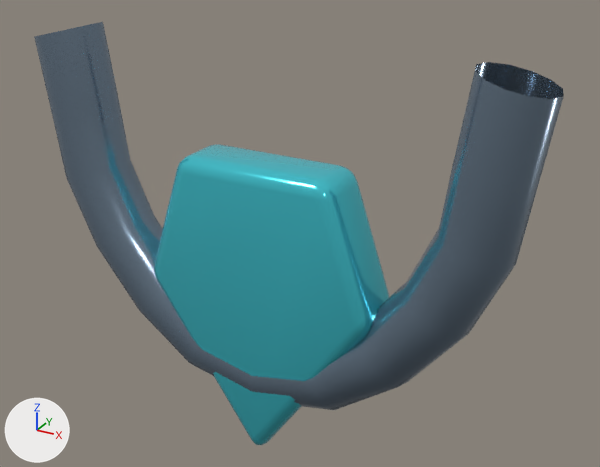
Before and after pictures for a commit that changed the glTF model public/models/gear/necklace_v5.glb.
Before and after are seen from a camera (50 mm lens) standing at (1.52, -2.5, 1.16) and looking at (0.1, 0.09, -0.13). The lights are fixed; the arrows at lower left show +X, +Y and +Z. The picture after the commit comes second. Vertices at exactly the same position are counted once.

Script lines for the objects in view, before the commit:
```python
me_gorget = bpy.data.meshes.new('GORGET')
me_gorget.from_pydata(...)  # 156 vertices, 288 faces; spans x -1.04..1.04, y -0.14..0.14, z -0.86..0.61
me_gorget.materials.append(mat_deep_primary)  # greyish blue #8497aa
me_gorget_front = bpy.data.meshes.new('GORGET_FRONT')
me_gorget_front.from_pydata(...)  # 190 vertices, 376 faces; spans x -0.488..0.488, y -0.13..0.13, z -1.052..0.18
me_gorget_front.materials.append(mat_deep_accent)  # cyan #50ddeb
ob_gorget_front_accent = bpy.data.objects.new('GORGET_FRONT_ACCENT', me_gorget_front)
ob_gorget_front_accent.location = (0.0, 0.0, 0.0)
ob_gorget_primary = bpy.data.objects.new('GORGET_PRIMARY', me_gorget)
ob_gorget_primary.location = (0.0, 0.0, 0.0)
```
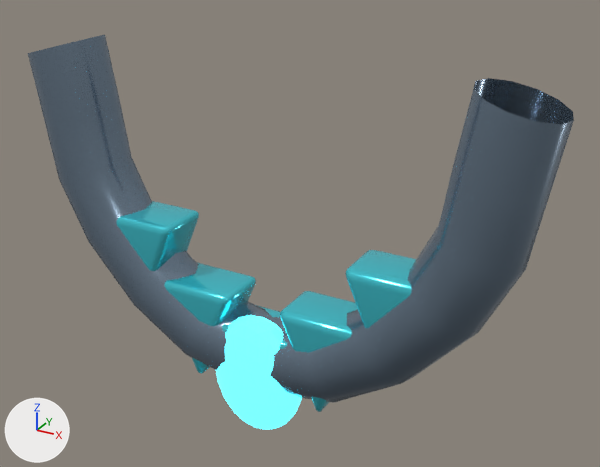
Where the change shows, as pixel boxes [x1, y1, x2, y2] in the pictures (600 x 467 px):
'GORGET_PRIMARY', reshaped
    before: [34, 22, 564, 410]
    after: [28, 35, 574, 403]
'GORGET_FRONT_ACCENT', deleted (cyan)
    before: [154, 144, 389, 445]
'COLLAR_CORE_EMISSIVE', added (cyan)
    after: [216, 315, 302, 430]
'COLLAR_PLATE_ACCENT', added (cyan)
    after: [116, 201, 199, 271]
'COLLAR_PLATE_ACCENT.004', added (cyan)
    after: [345, 250, 416, 328]
'COLLAR_PLATE_ACCENT.001', added (cyan)
    after: [165, 262, 256, 374]
'COLLAR_PLATE_ACCENT.003', added (cyan)
    after: [280, 291, 358, 412]
'COLLAR_PLATE_ACCENT.002', added (mostly hidden)
    after: [222, 305, 287, 349]

The change, as a diff of the scene's bpy script:
```diff
--- a/public/models/gear/necklace_v5.glb.py
+++ b/public/models/gear/necklace_v5.glb.py
@@ me_gorget @@
-me_gorget.from_pydata(...)  # 156 vertices, 288 faces; spans x -1.04..1.04, y -0.14..0.14, z -0.86..0.61
+me_gorget.from_pydata(...)  # 156 vertices, 288 faces; spans x -1.07..1.07, y -0.16..0.16, z -0.81..0.56
+# me_gorget part 1: 156 of 156 vertices moved; they spanned x -1.04..1.04, y -0.14..0.14, z -0.86..0.61 and now span x -1.07..1.07, y -0.16..0.16, z -0.81..0.56; mean shift (0.0, 0.0, 0.01)
 me_gorget.materials.append(mat_deep_primary)
@@ ob_gorget_front_accent @@
-ob_gorget_front_accent = bpy.data.objects.new('GORGET_FRONT_ACCENT', me_gorget_front)
@@ ob_collar_core_emissive @@
+ob_collar_core_emissive = bpy.data.objects.new('COLLAR_CORE_EMISSIVE', me_icosphere_145)  # an icosphere of 320 faces spanning x -0.2..0.2, y -0.1..0.1, z -0.26..0.26; in mat_deep_emissive (cyan #307c8b, glowing cyan #50edff)
+ob_collar_core_emissive.location = (0.0, -0.08, -0.7)
@@ ob_collar_plate_accent_004 @@
+ob_collar_plate_accent_004 = bpy.data.objects.new('COLLAR_PLATE_ACCENT.004', me_collar_plate_004)  # 114 vertices, 224 faces; spans x 0.38..0.72, y -0.12..0.12, z -0.546..-0.13; in mat_deep_accent (cyan #50ddeb)
+ob_collar_plate_accent_004.location = (0.0, 0.0, 0.0)
@@ ob_collar_plate_accent_003 @@
+ob_collar_plate_accent_003 = bpy.data.objects.new('COLLAR_PLATE_ACCENT.003', me_collar_plate_003)  # 114 vertices, 224 faces; spans x 0.11..0.45, y -0.12..0.12, z -0.786..-0.37; in mat_deep_accent (cyan #50ddeb)
+ob_collar_plate_accent_003.location = (0.0, 0.0, 0.0)
@@ ob_collar_plate_accent_002 @@
+ob_collar_plate_accent_002 = bpy.data.objects.new('COLLAR_PLATE_ACCENT.002', me_collar_plate_002)  # 114 vertices, 224 faces; spans x -0.17..0.17, y -0.12..0.12, z -0.916..-0.5; in mat_deep_accent (cyan #50ddeb)
+ob_collar_plate_accent_002.location = (0.0, 0.0, 0.0)
@@ ob_collar_plate_accent_001 @@
+ob_collar_plate_accent_001 = bpy.data.objects.new('COLLAR_PLATE_ACCENT.001', me_collar_plate_001)  # 114 vertices, 224 faces; spans x -0.45..-0.11, y -0.12..0.12, z -0.786..-0.37; in mat_deep_accent (cyan #50ddeb)
+ob_collar_plate_accent_001.location = (0.0, 0.0, 0.0)
@@ ob_collar_plate_accent @@
+ob_collar_plate_accent = bpy.data.objects.new('COLLAR_PLATE_ACCENT', me_collar_plate)  # 114 vertices, 224 faces; spans x -0.72..-0.38, y -0.12..0.12, z -0.546..-0.13; in mat_deep_accent (cyan #50ddeb)
+ob_collar_plate_accent.location = (0.0, 0.0, 0.0)
```
